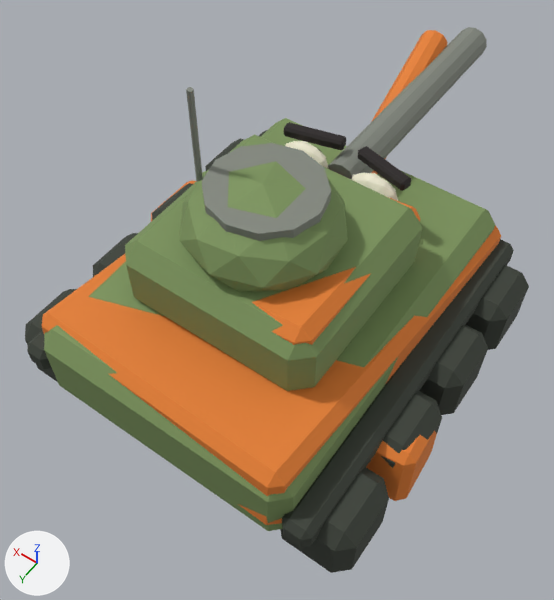
A saved change to the FBX model Assets/Resources/Models/Tanks/SillyPlayerTank.fbx.
Rendered twice from a 50 mm camera at (-3.35, 4.81, 8.54) aimed at (-0.03, 0.16, 1.24). The axes (+X, +Y, +Z) are drawn at lower left. The lights are the same throughout. The older version comes first. Where no turn or scale is listed for an object, it has been applied to the vertices.

Objects in the first picture: 'Barrel', 'CommanderHelmet', 'Hatch', 'Hull', 'Hull_Damaged', 'LeftSideGuard', 'LeftWheel_0', 'LeftWheel_1', 'LeftWheel_3', 'LeftWheel_Damaged', 'Turret', 'Turret_Damaged' and 13 more.
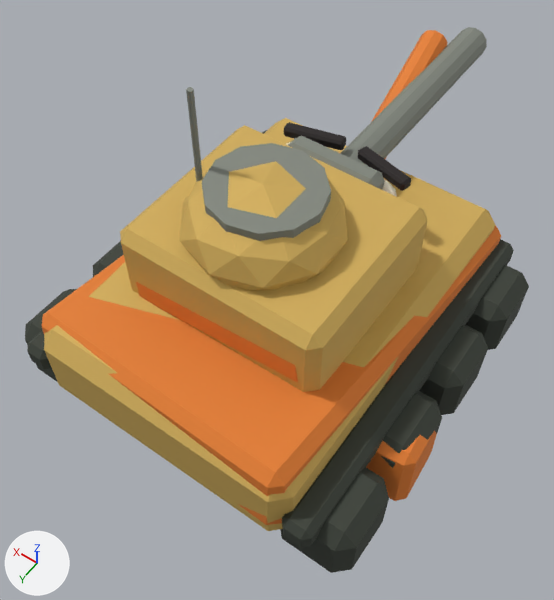
Changed parts and their boxes [x1, y1, x2, y2] in the pictures (554 x 600 px):
'Turret', recoloured, reshaped, moved
    before: [125, 135, 422, 391]
    after: [120, 125, 428, 392]
'Hull', recoloured
    both: [44, 118, 495, 531]
'CommanderHelmet', recoloured (lighter)
    both: [179, 161, 348, 290]
'GunMantlet', added
    after: [288, 135, 385, 189]
'CommanderCupola', added (mostly hidden)
    after: [186, 165, 212, 198]

The change in detail:
Material 'PlayerMustardTan' (mat_playermustardtan) is new.
Its base color is (0.68, 0.46, 0.12) (yellow #d7b561).
Its metallic is 0.3.
Its roughness is 0.75.
me_cube_019 has 24 vertices, 26 faces and spans x -1.7..1.7, y -2.4..2.4, z -0.55..0.55.
me_cube_019 no longer uses material mat_cartoonolive (green #819961).
me_cube_019 gains material mat_playermustardtan (yellow #d7b561).
me_icosphere has 42 vertices, 80 faces and spans x -0.86..0.86, y -0.9..0.9, z -0.52..0.52.
me_icosphere no longer uses material mat_cartoonolive (green #819961).
me_icosphere gains material mat_playermustardtan (yellow #d7b561).
me_cube_035 is used by ob_turret; location (0.0, 0.15, 2.05).
me_cube_035 had 24 vertices, 26 faces and spanned x -1.25..1.25, y -1.25..1.25, z -0.48..0.48.
me_cube_035 no longer uses material mat_cartoonolive (green #819961).
me_cube_035 now has 24 vertices, 26 faces and spans x -1.3..1.3, y -1.15..1.15, z -0.52..0.52.
me_cube_035 part 1: 24 of 24 vertices moved; they spanned x -1.25..1.25, y -1.25..1.25, z -0.48..0.48 and now span x -1.3..1.3, y -1.15..1.15, z -0.52..0.52; mean shift (0.0, 0.0, 0.0).
me_cube_035 gains material mat_playermustardtan (yellow #d7b561).
Mesh me_cube_020_1 is new.
It has 24 vertices, 26 faces and spans x -0.62..0.62, y -0.18..0.18, z -0.48..0.48.
It uses material mat_comicmetal (grey #90958b).
Mesh me_cylinder_001_1 is new.
It is a 12-sided cylinder along z spanning x -0.52..0.52, y -0.52..0.52, z -0.175..0.175.
It uses material mat_playermustardtan (yellow #d7b561).
Object 'Turret' (ob_turret) moves from (0.0, 0.15, 2.05) to (0.0, 0.15, 2.1).
Object 'GunMantlet' (ob_gunmantlet) is new; it shows me_cube_020_1.
Its location is (0.0, -1.03, 2.15).
Object 'CommanderCupola' (ob_commandercupola) is new; it shows me_cylinder_001_1.
Its location is (0.35, 0.35, 2.78).
